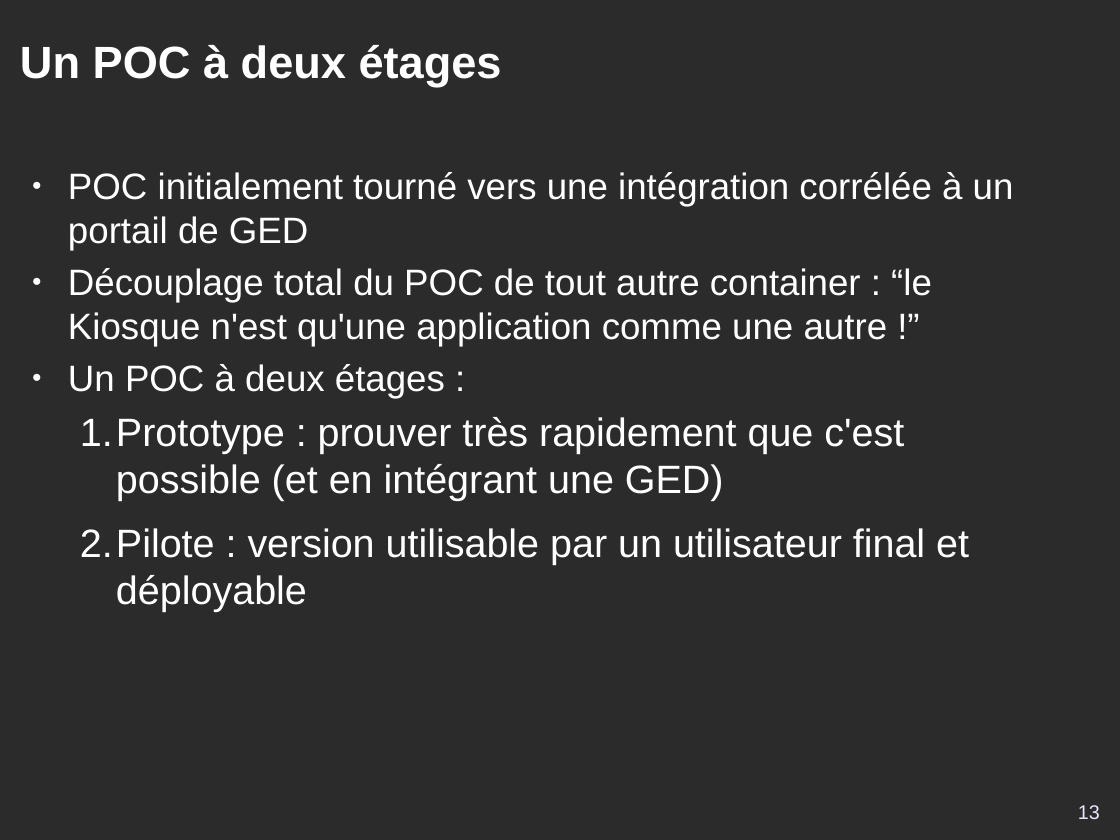
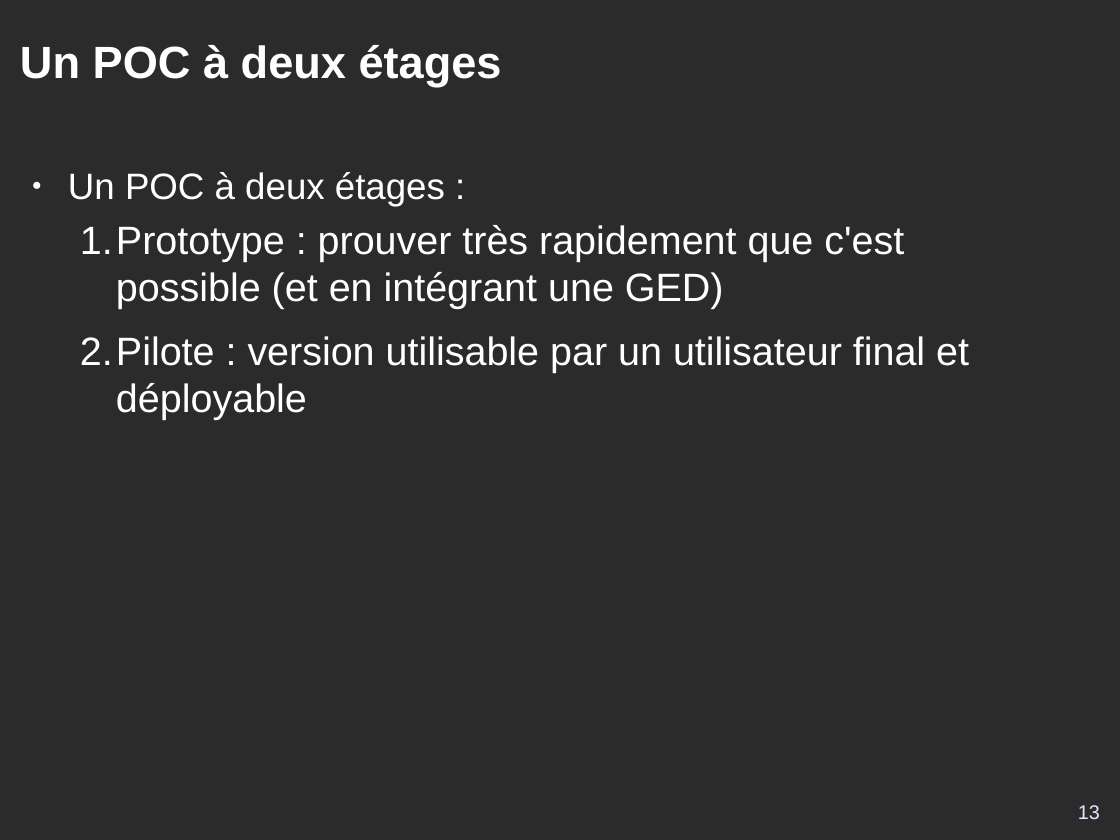
Before and after one commit to DSI-Ville-Noumea/sirh-kiosque-j2ee-old, a slide deck: slide 13 of src/site/resources/Kiosque_RH_J2EE_11021.odp. Drawn at 1120x840 pixels with LibreOffice and Linux fonts; fonts in the diff are those of the drawing; background and template pictures are left out; a plain dark background stands for a picture behind light text. Boxes give left, top, right and bottom in pixels: in the first picture for what was removed or moved away, otherwise in the second. Text is boxed around its words. In the diff, an @@ line names an element or a change of style, - is before the commit and + after.

```diff
--- a/src/site/resources/Kiosque_RH_J2EE_11021.odp
+++ b/src/site/resources/Kiosque_RH_J2EE_11021.odp
@@ text at [68, 172, 1014, 346]: paragraphs removed @@
-● POC initialement tourné vers une intégration corrélée à un portail de GED
-● Découplage total du POC de tout autre container : “le Kiosque n'est qu'une application comme une autre !”
```
Also in this commit, not shown: 10 other slides changed.
